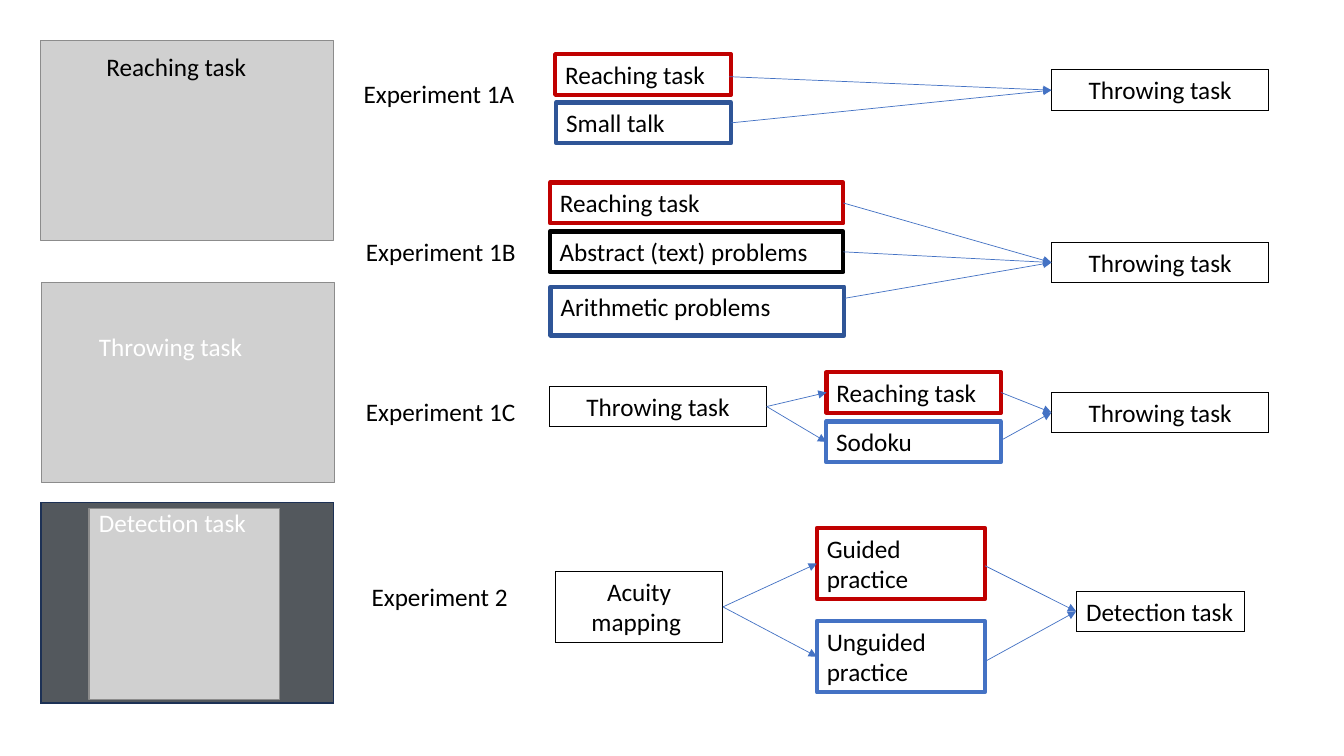
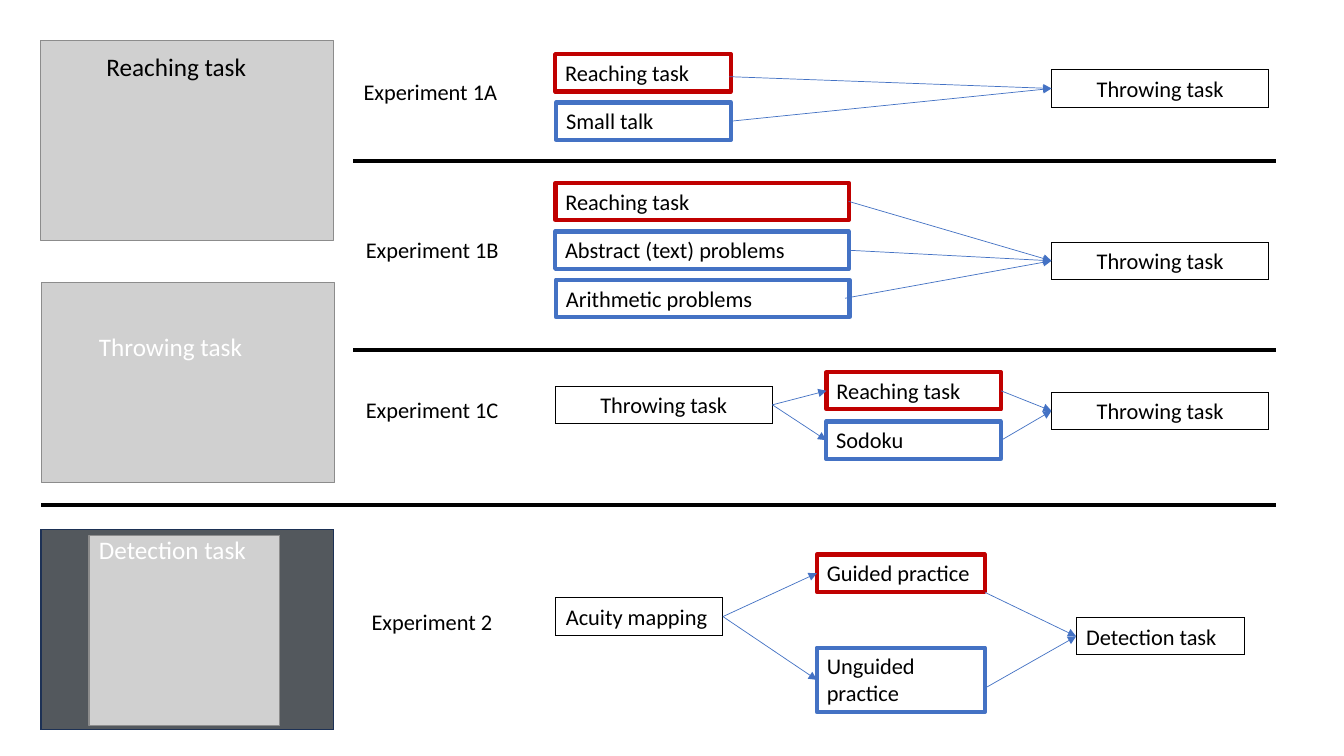
Before and after one commit to warren-james/Transfer_Paper, a slide deck: slide 1 of Experiment 1/FigureE1Methods.pptx. Drawn at 1344x756 pixels with LibreOffice and Linux fonts; fonts in the diff are those of the drawing; grey boxes stand for pictures. Boxes give left, top, right and bottom in pixels: in the first picture for what was removed or moved away, otherwise in the second. Text is boxed around its words. In the diff, an @@ line names an element or a change of style, - is before the commit and + after.

```diff
--- a/Experiment 1/FigureE1Methods.pptx
+++ b/Experiment 1/FigureE1Methods.pptx
@@ rectangle "Small talk" at [557,103,731,140]: size 18 to 16 pt; outline #2F5597 3 pt to #4472C4 3 pt @@
@@ line added from (353, 161) to (1276, 161), #000000 3 pt @@
@@ arrow moved from (844, 203) - (1052, 262) to (849, 202) - (1052, 261) @@
@@ rectangle "Abstract (text) problems" at [556,232,849,269]: size 18 to 16 pt; outline #000000 3 pt to #4472C4 3 pt @@
@@ arrow moved from (844, 252) - (1052, 262) to (849, 250) - (1052, 261) @@
@@ rectangle "Arithmetic problems" at [557,280,850,318]: size 18 to 16 pt; outline #2F5597 3 pt to #4472C4 3 pt @@
@@ rectangle "Arithmetic problems": place and size @@
-rectangle "Arithmetic problems" at [551,286,844,335]
+rectangle "Arithmetic problems" at [557,280,850,318]
@@ line added from (353, 350) to (1276, 350), #000000 3 pt @@
@@ 3 rectangles: place and size @@
-3 rectangles at [549,182,844,426]
+3 rectangles at [556,182,849,423]
@@ arrow moved from (767, 406) - (827, 442) to (772, 405) - (827, 441) @@
@@ arrow moved from (767, 406) - (827, 392) to (772, 405) - (827, 391) @@
@@ line added from (41, 505) to (1276, 505), #000000 3 pt @@
@@ rectangle "Guided practice": place and size @@
-rectangle "Guided practice" at [817,528,985,600]
+rectangle "Guided practice" at [817,555,985,592]
@@ size 18 to 16 pt in 16 elements at [1052,242,1269,279], [1052,70,1269,107], [1052,392,1269,430], [556,54,732,92], [827,372,1001,409], [827,421,1001,459], [556,182,849,220], [556,386,773,423], [364,84,497,104], [366,242,498,262], [366,402,498,422], [372,614,492,634], [1077,618,1245,655], [817,648,985,713], [817,555,985,592], [556,598,723,635] @@
@@ rectangle "Acuity mapping": place and size @@
-rectangle "Acuity mapping" at [556,572,723,643]
+rectangle "Acuity mapping" at [556,598,723,635]
@@ arrow moved from (723, 607) - (817, 564) to (723, 617) - (817, 574) @@
@@ 2 texts, 2 rectangles, 1 picture, 1 arrow: place and size @@
-2 texts, 2 rectangles, 1 picture, 1 arrow at [41,503,1245,704]
+2 texts, 2 rectangles, 1 picture, 1 arrow at [41,529,1245,730]
@@ arrow moved from (723, 607) - (817, 656) to (723, 617) - (817, 681) @@
@@ rectangle "Unguided practice": place and size @@
-rectangle "Unguided practice" at [817,621,985,693]
+rectangle "Unguided practice" at [817,648,985,713]
@@ arrow moved from (985, 661) - (1077, 612) to (985, 689) - (1077, 636) @@
```
Also in this commit, not shown: 6 other files.
